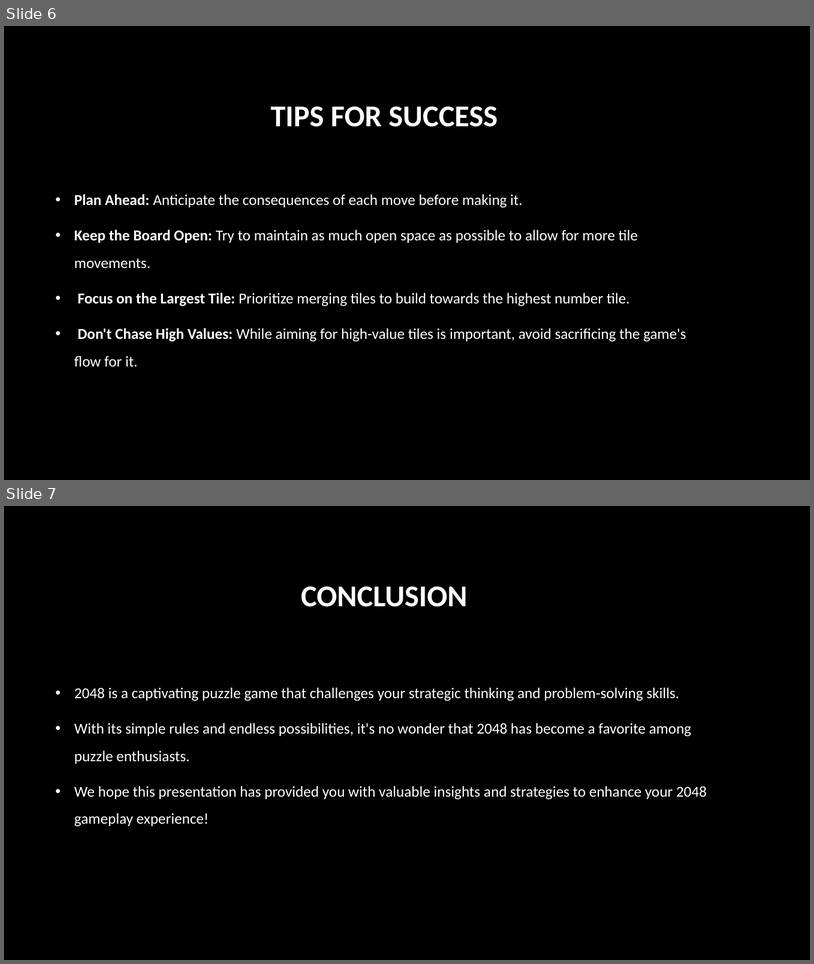
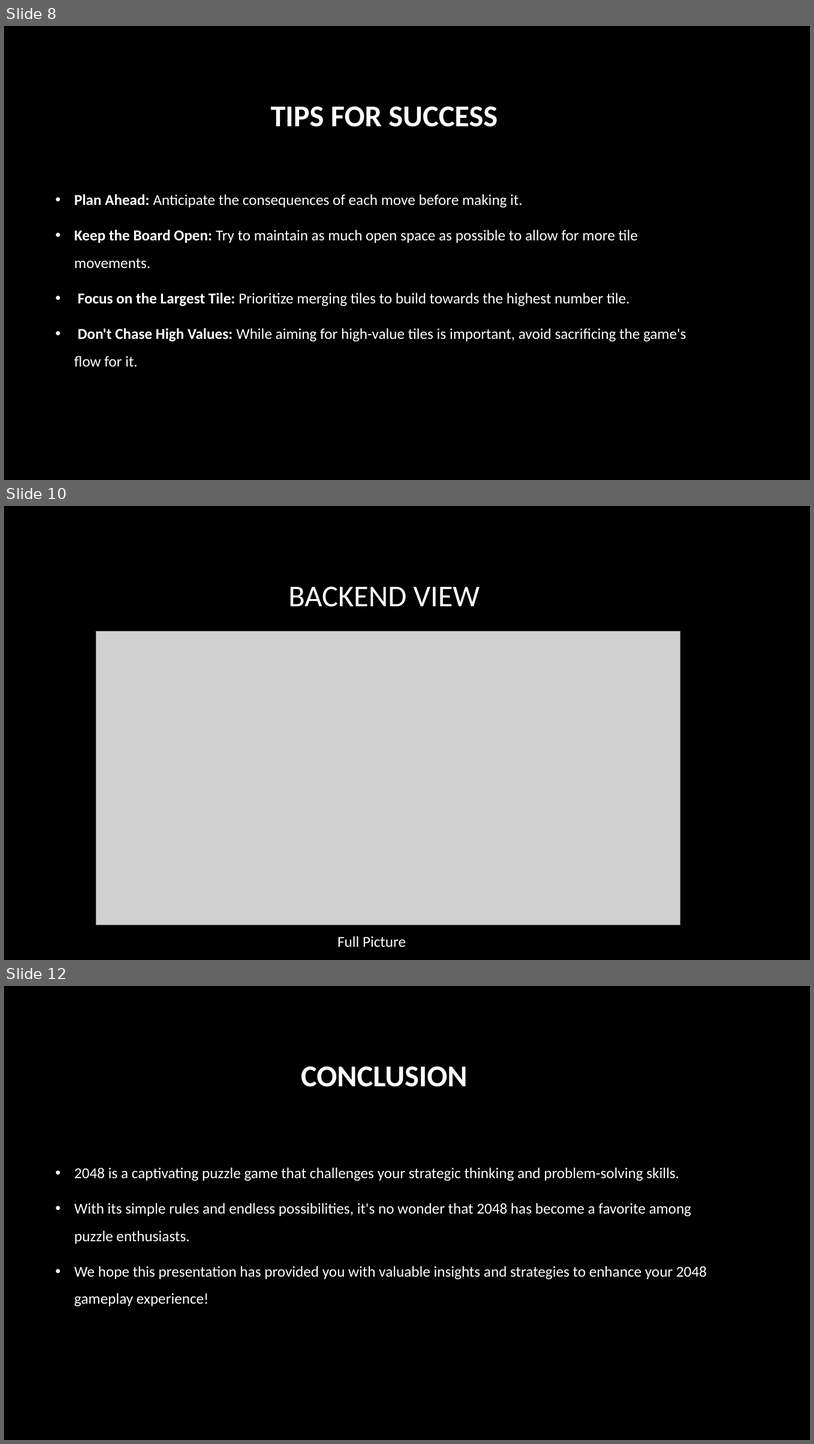
Before and after one commit to Faizan-5/2048-game, a slide deck: game/2048 game.pptx. Shown one above the other, each under a label of ours: slides 6 and 7 before the commit, slides 8, 10 and 12 after it; the slides between them are not shown. The pictures are 814x964 and 814x1444 pixels, drawn with LibreOffice and Linux fonts; fonts in the diff are those of the drawing; grey boxes stand for pictures; background and template pictures are left out. Boxes give left, top, right and bottom in pixels: in the first picture for what was removed or moved away, otherwise in the second. Text is boxed around its words. In the diff, an @@ line names an element or a change of style, - is before the commit and + after.

```diff
--- a/game/2048 game.pptx
+++ b/game/2048 game.pptx
@@ slide 10 added at (4,506,810,960), background picture (left out) @@
@@ title added at (288,586,480,607), 36 pt, text #FFFFFF @@
+BACKEND VIEW
@@ picture added at (96,631,681,925) @@
@@ text added at (338,936,406,946), 18 pt, text #FFFFFF @@
+Full Picture
@@ what was slide 6 is now slide 8 @@
@@ what was slide 7 is now slide 12 @@
```
Also in this commit, not shown: 4 other slides added.
